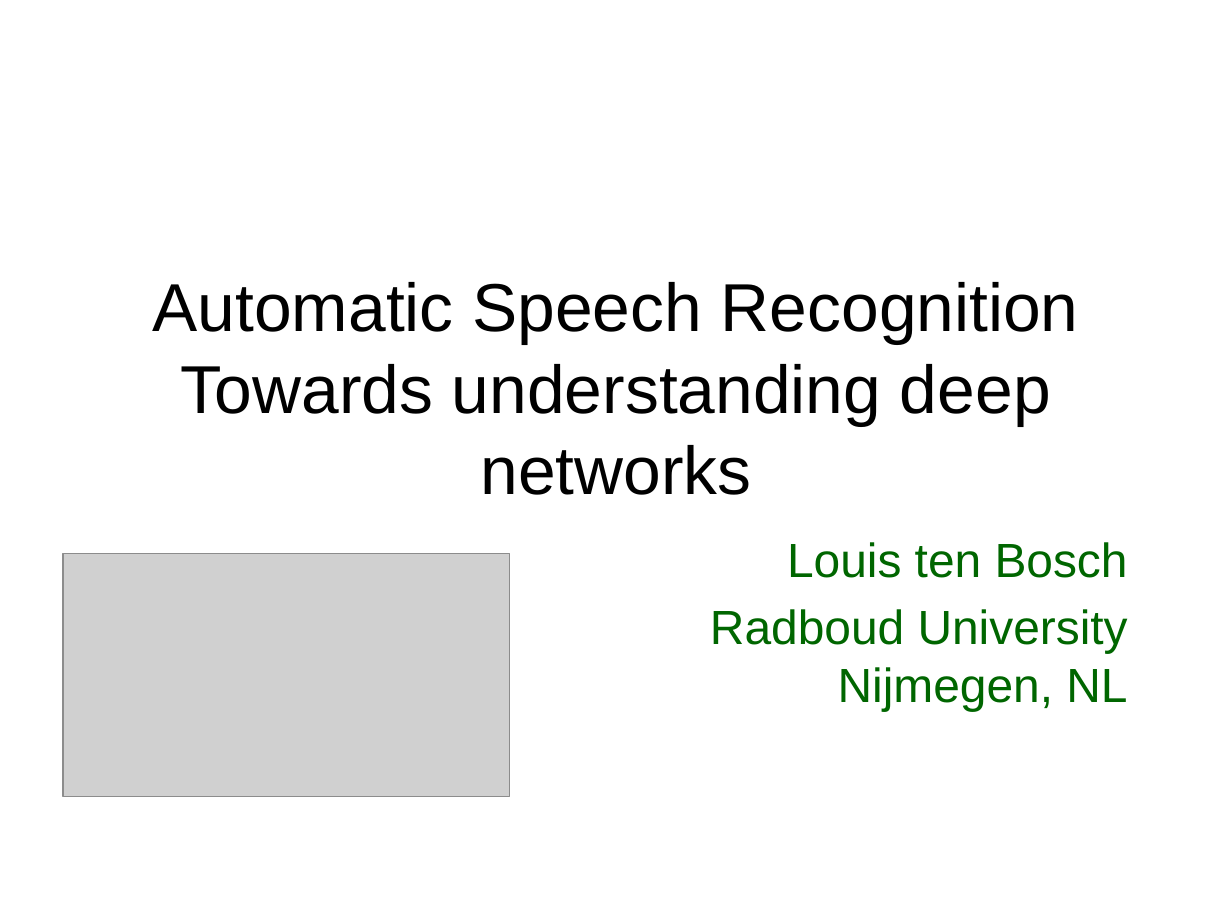
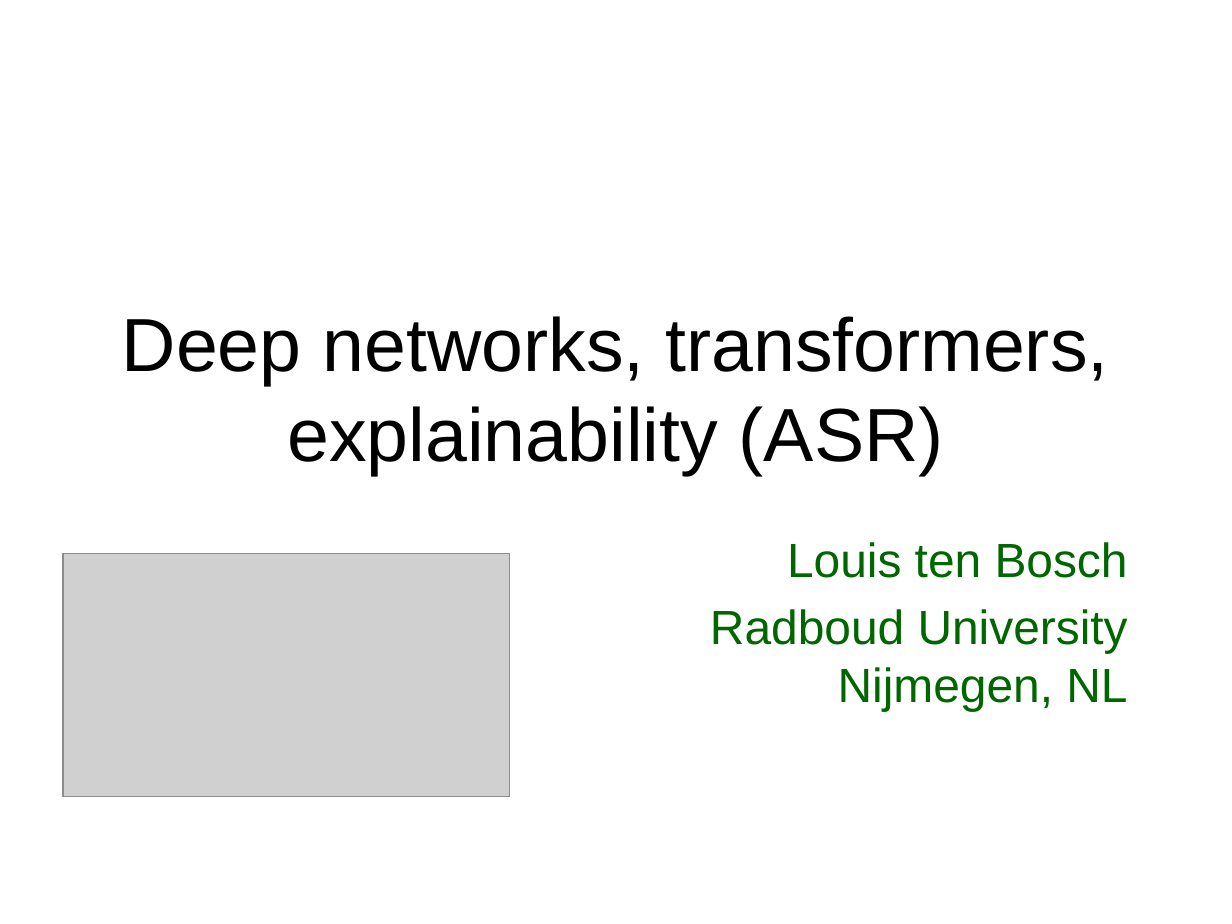
Before and after one commit to ltenbosch2/Graz_github, a slide deck: slide 1 of Course content/ppts/Graz1_course_organisation.pptx. Drawn at 1232x924 pixels with LibreOffice and Linux fonts; fonts in the diff are those of the drawing; grey boxes stand for pictures. Boxes give left, top, right and bottom in pixels: in the first picture for what was removed or moved away, otherwise in the second. Text is boxed around its words. In the diff, an @@ line names an element or a change of style, - is before the commit and + after.

```diff
--- a/Course content/ppts/Graz1_course_organisation.pptx
+++ b/Course content/ppts/Graz1_course_organisation.pptx
@@ title at [122, 316, 1108, 475]: text changed; size 39.6 to 44 pt @@
-Automatic Speech Recognition
-Towards understanding deep networks
+Deep networks, transformers, explainability (ASR)
```
Also in this commit, not shown: 2 other slides changed, 4 other files.
